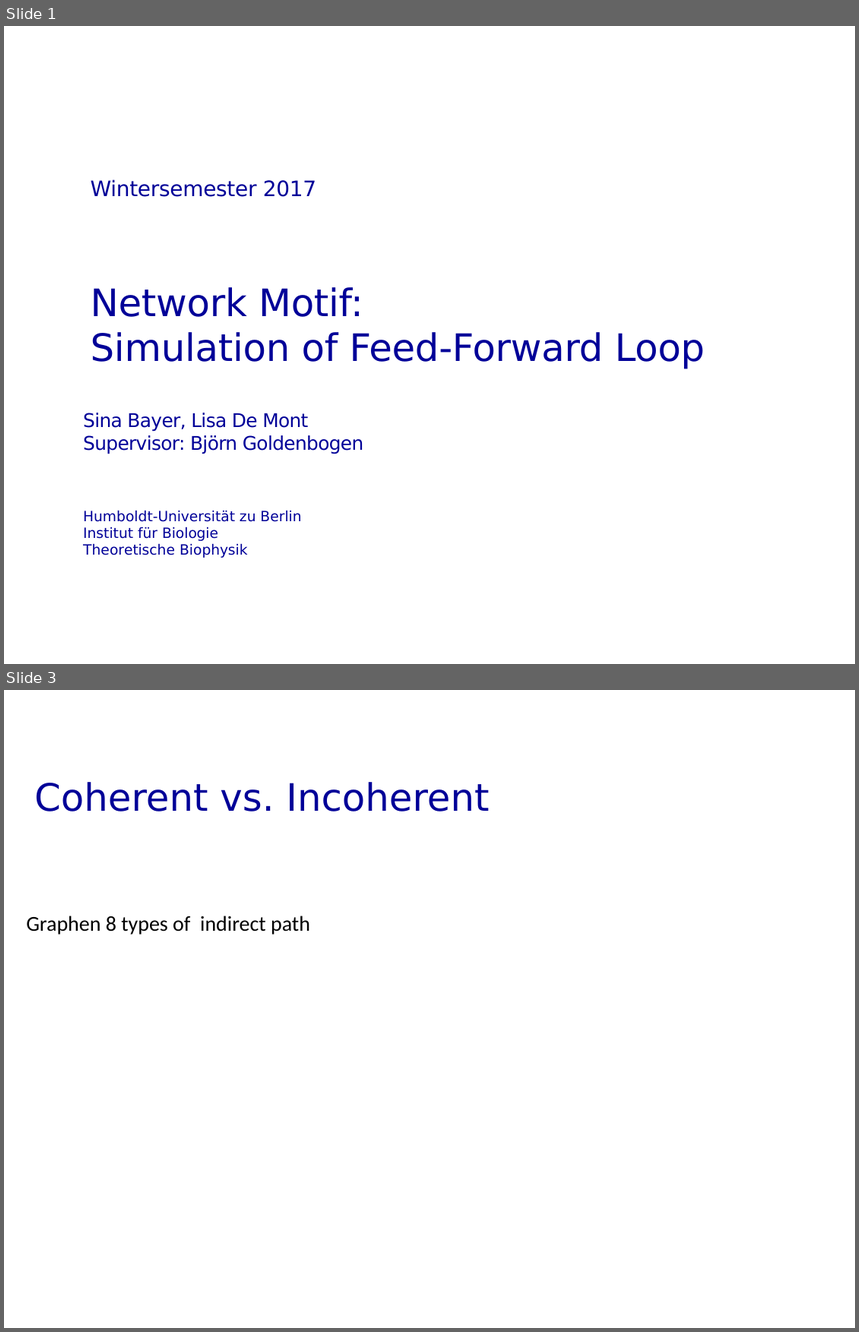
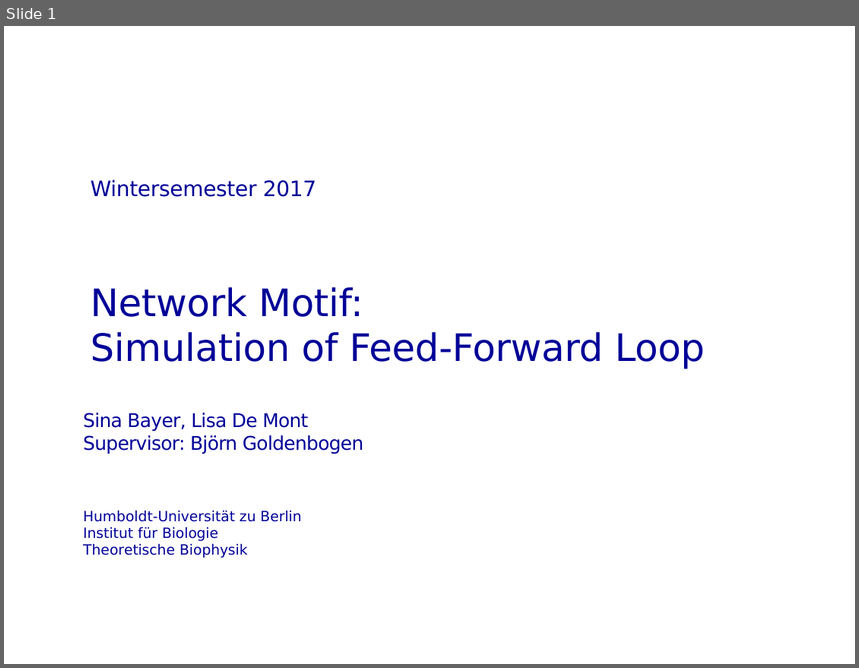
Before and after one commit to montelis/Feed-Forward-Loop, a slide deck: Feed Forward Loop Presentation.pptx. Shown one above the other, each under a label of ours: slides 1 and 3 before the commit, slide 1 after it; the slides between them are not shown. The pictures are 859x1332 and 859x668 pixels, drawn with LibreOffice and Linux fonts; fonts in the diff are those of the drawing; background and template pictures are left out. Boxes give left, top, right and bottom in pixels: in the first picture for what was removed or moved away, otherwise in the second. Text is boxed around its words. In the diff, an @@ line names an element or a change of style, - is before the commit and + after.

```diff
--- a/Feed Forward Loop Presentation.pptx
+++ b/Feed Forward Loop Presentation.pptx
@@ slide 3 removed at box(4, 690, 855, 1328), background #FFFFFF @@
@@ title removed at box(34, 782, 489, 812) @@
-Coherent vs. Incoherent
@@ text removed at box(26, 916, 310, 935) @@
-Graphen 8 types of indirect path
```
Also in this commit, not shown: 3 slides changed, 12 slides added, 5 other slides removed.
